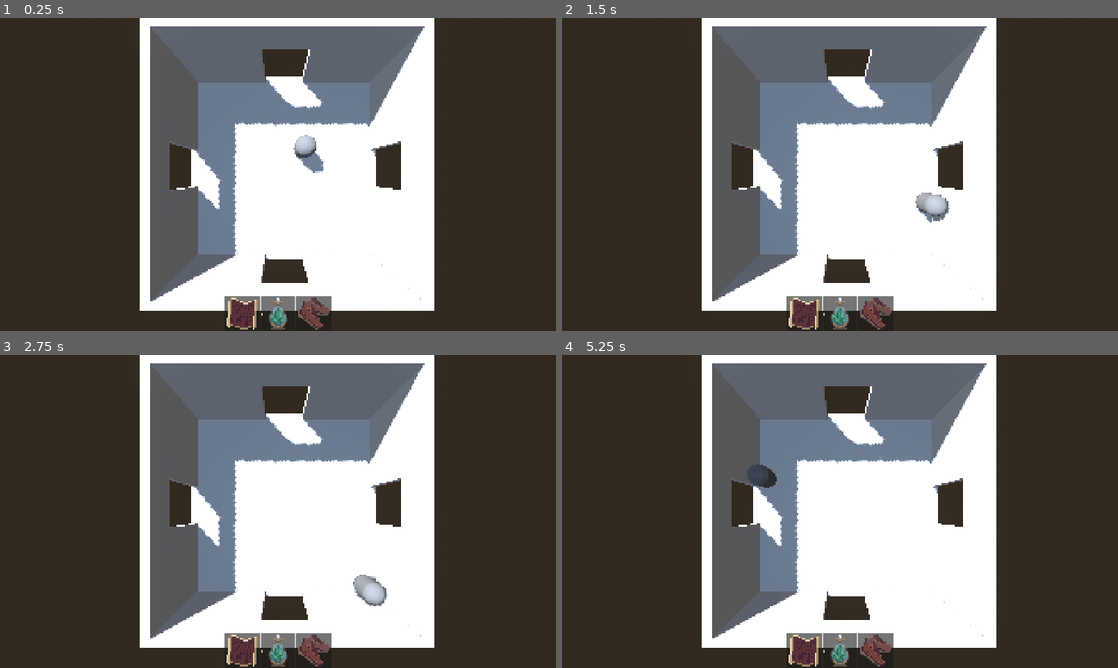
Above: before the commit, frames 1-4 (two rows, left to right).
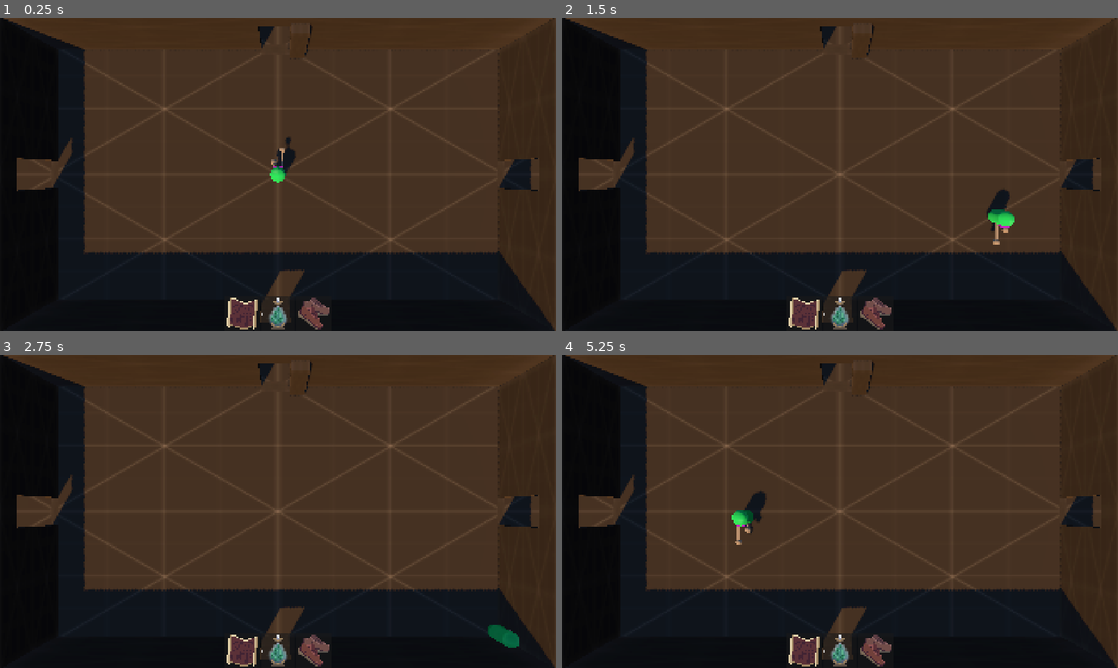
Above: after the commit, the same moments.

Repository: panable/brackeysjam-2026.2
Game: Godot game, scene res://game.tscn
The game is run twice, just before and just after one commit, with the same random seed, the same clock (stepped at 60 frames per second) and the same inputs. This scene is started directly instead of the project's main scene.
Inputs:
- Up to frame 1 (0.25 s): no input
- Up to frame 2 (1.5 s): tap Enter at 0.5 s; hold D (move_right) 0.53-1.28 s; hold S (move_back) from 1.28 s (still down)
- Up to frame 3 (2.75 s): release S (move_back) at 2.03 s; hold D (move_right) from 2.03 s (still down)
- Up to frame 4 (5.25 s): tap Space at 2.75 s; release D (move_right) at 2.78 s; hold W (move_forward) 2.78-3.53 s; hold A (move_left) 3.53-5.03 s; hold S (move_back) from 5.03 s (still down)

The runs differ from the first frame. In frame 1, 73% of the frame differs, in the area x 0-100%, y 0-100%; in frame 2, 73%; in frame 3, 73%; in frame 4, 73%.

Commit message:
make game bettagame <3

Diff:
--- a/bettagame.tscn
+++ b/bettagame.tscn
@@ -15,7 +15,15 @@
 albedo_texture = ExtResource("3_bhnw4")
 
 [sub_resource type="BoxMesh" id="BoxMesh_73ttu"]
-size = Vector3(0.6, 0.2, 1.1)
+size = Vector3(0.6, 0.2, 0.8)
+
+[sub_resource type="SphereMesh" id="SphereMesh_g6lp7"]
+
+[sub_resource type="BoxMesh" id="BoxMesh_g6lp7"]
+size = Vector3(1, 1, 1.2)
+
+[sub_resource type="BoxMesh" id="BoxMesh_1wjec"]
+size = Vector3(1, 1, 0.4)
 
 [sub_resource type="CapsuleShape3D" id="CapsuleShape3D_x2x30"]
 
@@ -47,9 +55,25 @@
 mesh = SubResource("CapsuleMesh_f2m6v")
 
 [node name="MeshInstance3D2" type="MeshInstance3D" parent="playa/Pivot" unique_id=1887229202]
-transform = Transform3D(1, 0, 0, 0, 1, 0, 0, 0, 1, 1.4901161e-08, 0.4000001, -0.25)
+transform = Transform3D(1, 0, 0, 0, 1, 0, 0, 0, 1, 1.4901161e-08, 0.4000001, -0.15)
 material_override = SubResource("StandardMaterial3D_rq4hd")
 mesh = SubResource("BoxMesh_73ttu")
+
+[node name="MeshInstance3D3" type="MeshInstance3D" parent="playa/Pivot" unique_id=1353081463]
+transform = Transform3D(0.375, 0, 0, 0, 0.375, 0, 0, 0, 0.375, 0.3, 0, -1.5999999)
+mesh = SubResource("SphereMesh_g6lp7")
+
+[node name="MeshInstance3D4" type="MeshInstance3D" parent="playa/Pivot" unique_id=1157218865]
+transform = Transform3D(0.375, 0, 0, 0, 0.375, 0, 0, 0, 0.375, -0.29999998, 0, -0.79999995)
+mesh = SubResource("SphereMesh_g6lp7")
+
+[node name="MeshInstance3D5" type="MeshInstance3D" parent="playa/Pivot" unique_id=1655288881]
+transform = Transform3D(0.12, 0, 0, 0, 0.13999999, 0, 0, 0, 1, 0.3, 0, -0.9)
+mesh = SubResource("BoxMesh_g6lp7")
+
+[node name="MeshInstance3D6" type="MeshInstance3D" parent="playa/Pivot" unique_id=748294509]
+transform = Transform3D(0.12, 0, 0, 0, 0.13999999, 0, 0, 0, 1, -0.3, 0, -0.49999994)
+mesh = SubResource("BoxMesh_1wjec")
 
 [node name="CollisionShape3D" type="CollisionShape3D" parent="playa" unique_id=60413228]
 shape = SubResource("CapsuleShape3D_x2x30")
--- a/game.tscn
+++ b/game.tscn
@@ -1,50 +1,326 @@
 [gd_scene format=3 uid="uid://wl13gsmo0kuv"]
 
-[ext_resource type="PackedScene" uid="uid://g8r2bxectnms" path="res://room.tscn" id="1_80nbo"]
 [ext_resource type="Script" uid="uid://byjbvwekxrks6" path="res://Player.gd" id="1_e2o6t"]
 [ext_resource type="PackedScene" uid="uid://cqwwipxbfupi7" path="res://Scenes/InventoryUI.tscn" id="3_feb5d"]
-
-[sub_resource type="CapsuleMesh" id="CapsuleMesh_g6lp7"]
-
-[sub_resource type="CapsuleShape3D" id="CapsuleShape3D_g6lp7"]
-
-[sub_resource type="ProceduralSkyMaterial" id="ProceduralSkyMaterial_80nbo"]
+[ext_resource type="Texture2D" uid="uid://6c1q3olwtepk" path="res://kenney_prototype-textures/PNG/Green/texture_01.png" id="3_ryrav"]
+[ext_resource type="Texture2D" uid="uid://bu3wrpcont1mx" path="res://kenney_prototype-textures/PNG/Purple/texture_01.png" id="4_eow3j"]
+[ext_resource type="Script" uid="uid://bxpodlqif1ghn" path="res://camera_3d.gd" id="5_j5wjh"]
+[ext_resource type="Texture2D" uid="uid://c7oyhejvt7mk8" path="res://kenney_prototype-textures/PNG/Dark/texture_04.png" id="6_vef74"]
+
+[sub_resource type="StandardMaterial3D" id="StandardMaterial3D_hve3p"]
+albedo_texture = ExtResource("3_ryrav")
+
+[sub_resource type="CapsuleMesh" id="CapsuleMesh_mfdv2"]
+
+[sub_resource type="StandardMaterial3D" id="StandardMaterial3D_iotsf"]
+albedo_texture = ExtResource("4_eow3j")
+
+[sub_resource type="BoxMesh" id="BoxMesh_lc2xo"]
+size = Vector3(0.6, 0.2, 0.8)
+
+[sub_resource type="SphereMesh" id="SphereMesh_215e1"]
+
+[sub_resource type="BoxMesh" id="BoxMesh_7sc4i"]
+size = Vector3(1, 1, 1.2)
+
+[sub_resource type="BoxMesh" id="BoxMesh_80cx4"]
+size = Vector3(1, 1, 0.4)
+
+[sub_resource type="CapsuleShape3D" id="CapsuleShape3D_e8heu"]
+
+[sub_resource type="ProceduralSkyMaterial" id="ProceduralSkyMaterial_rvswv"]
 sky_horizon_color = Color(0.66224277, 0.6717428, 0.6867428, 1)
 ground_horizon_color = Color(0.66224277, 0.6717428, 0.6867428, 1)
 
 [sub_resource type="Sky" id="Sky_e2o6t"]
-sky_material = SubResource("ProceduralSkyMaterial_80nbo")
-
-[sub_resource type="Environment" id="Environment_feb5d"]
+sky_material = SubResource("ProceduralSkyMaterial_rvswv")
+
+[sub_resource type="Environment" id="Environment_boyg6"]
 background_mode = 2
 sky = SubResource("Sky_e2o6t")
 glow_enabled = true
 
+[sub_resource type="StandardMaterial3D" id="StandardMaterial3D_e36ub"]
+albedo_texture = ExtResource("6_vef74")
+
 [node name="Game" type="Node3D" unique_id=264250445]
 
-[node name="CharacterBody3D" type="CharacterBody3D" parent="." unique_id=996351064]
-transform = Transform3D(1, 0, 0, 0, 1, 0, 0, 0, 1, 0, 2.273386, 0)
+[node name="InventoryUI" parent="." unique_id=1610134888 instance=ExtResource("3_feb5d")]
+
+[node name="playa" type="CharacterBody3D" parent="." unique_id=1694339531]
+transform = Transform3D(1, 0, 0, 0, 1, 0, 0, 0, 1, 0, 2.273, 0)
 script = ExtResource("1_e2o6t")
 
-[node name="Pivot" type="Node3D" parent="CharacterBody3D" unique_id=1275712412]
-
-[node name="MeshInstance3D" type="MeshInstance3D" parent="CharacterBody3D/Pivot" unique_id=1088827005]
-mesh = SubResource("CapsuleMesh_g6lp7")
-
-[node name="CollisionShape3D" type="CollisionShape3D" parent="CharacterBody3D" unique_id=924390317]
-shape = SubResource("CapsuleShape3D_g6lp7")
-
-[node name="WorldEnvironment" type="WorldEnvironment" parent="." unique_id=29568228]
-environment = SubResource("Environment_feb5d")
-
-[node name="DirectionalLight3D" type="DirectionalLight3D" parent="." unique_id=2127487382]
-transform = Transform3D(-0.71458316, -0.5662117, -0.41082284, -0.59344804, 0.17971377, 0.7845522, -0.3703921, 0.8044298, -0.46443763, 0, 13.300048, 0)
+[node name="Pivot" type="Node3D" parent="playa" unique_id=1919665238]
+
+[node name="MeshInstance3D" type="MeshInstance3D" parent="playa/Pivot" unique_id=25800120]
+material_override = SubResource("StandardMaterial3D_hve3p")
+mesh = SubResource("CapsuleMesh_mfdv2")
+
+[node name="MeshInstance3D2" type="MeshInstance3D" parent="playa/Pivot" unique_id=922461497]
+transform = Transform3D(1, 0, 0, 0, 1, 0, 0, 0, 1, 1.4901161e-08, 0.4000001, -0.15)
+material_override = SubResource("StandardMaterial3D_iotsf")
+mesh = SubResource("BoxMesh_lc2xo")
+
+[node name="MeshInstance3D3" type="MeshInstance3D" parent="playa/Pivot" unique_id=242547297]
+transform = Transform3D(0.375, 0, 0, 0, 0.375, 0, 0, 0, 0.375, 0.3, 0, -1.5999999)
+mesh = SubResource("SphereMesh_215e1")
+
+[node name="MeshInstance3D4" type="MeshInstance3D" parent="playa/Pivot" unique_id=1170039183]
+transform = Transform3D(0.375, 0, 0, 0, 0.375, 0, 0, 0, 0.375, -0.29999998, 0, -0.79999995)
+mesh = SubResource("SphereMesh_215e1")
+
+[node name="MeshInstance3D5" type="MeshInstance3D" parent="playa/Pivot" unique_id=1210650626]
+transform = Transform3D(0.12, 0, 0, 0, 0.13999999, 0, 0, 0, 1, 0.3, 0, -0.9)
+mesh = SubResource("BoxMesh_7sc4i")
+
+[node name="MeshInstance3D6" type="MeshInstance3D" parent="playa/Pivot" unique_id=1139582120]
+transform = Transform3D(0.12, 0, 0, 0, 0.13999999, 0, 0, 0, 1, -0.3, 0, -0.49999994)
+mesh = SubResource("BoxMesh_80cx4")
+
+[node name="CollisionShape3D" type="CollisionShape3D" parent="playa" unique_id=763379415]
+shape = SubResource("CapsuleShape3D_e8heu")
+debug_color = Color(0.06974009, 0.39291477, 0.70783836, 1)
+
+[node name="WorldEnvironment" type="WorldEnvironment" parent="." unique_id=1895110797]
+environment = SubResource("Environment_boyg6")
+
+[node name="DirectionalLight3D" type="DirectionalLight3D" parent="." unique_id=871358812]
+transform = Transform3D(0.8660254, 0.35355338, -0.35355338, 0, 0.70710677, 0.70710677, 0.5, -0.6123724, 0.6123724, 31.7, 13.300048, 0)
+light_color = Color(1, 0.6156863, 0.25882354, 1)
 shadow_enabled = true
 
-[node name="Camera3D" type="Camera3D" parent="." unique_id=1581467280]
-transform = Transform3D(1, 0, 0, 0, -4.371139e-08, 1, 0, -1, -4.371139e-08, -1.3194861, 11.272449, 1.3450205)
-
-[node name="room" parent="." unique_id=1973701582 instance=ExtResource("1_80nbo")]
-transform = Transform3D(1, 0, 0, 0, 1, 0, 0, 0, 1, -1, 0, 1)
-
-[node name="InventoryUI" parent="." unique_id=1610134888 instance=ExtResource("3_feb5d")]
+[node name="Camera3D" type="Camera3D" parent="." unique_id=267696642 node_paths=PackedStringArray("playa")]
+transform = Transform3D(1, 0, 0, 0, -4.371139e-08, 1, 0, -1, -4.371139e-08, 0, 19.2, 0)
+fov = 60.0
+script = ExtResource("5_j5wjh")
+playa = NodePath("../playa")
+
+[node name="room" type="CSGBox3D" parent="." unique_id=942065489]
+material_override = SubResource("StandardMaterial3D_e36ub")
+use_collision = true
+size = Vector3(31.2, 1, 18)
+
+[node name="CSGBox3D2" type="CSGBox3D" parent="room" unique_id=796469347]
+transform = Transform3D(1, 0, 0, 0, 1, 0, 0, 0, 1, 15.4, 2.3999999, 0)
+size = Vector3(0.4, 4, 18)
+
+[node name="CSGBox3D3" type="CSGBox3D" parent="room" unique_id=1302678698]
+transform = Transform3D(1, 0, 0, 0, 1, 0, 0, 0, 1, -15.400002, 2.3999999, 0)
+size = Vector3(0.4, 4, 18)
+
+[node name="CSGBox3D4" type="CSGBox3D" parent="room" unique_id=1913478996]
+transform = Transform3D(1, 0, 0, 0, 1, 0, 0, 0, 1, -0.20000076, 2.45, -8.8)
+size = Vector3(30.800001, 3.9, 0.4)
+
+[node name="CSGBox3D5" type="CSGBox3D" parent="room" unique_id=1195791979]
+transform = Transform3D(1, 0, 0, 0, 1, 0, 0, 0, 1, -0.10000038, 2.45, 8.8)
+size = Vector3(30.6, 3.9, 0.4)
+
+[node name="CSGBox3D6" type="CSGBox3D" parent="room" unique_id=1929505088]
+transform = Transform3D(1, 0, 0, 0, 1, 0, 0, 0, 1, -0.20000076, 1.9499999, -8.8)
+operation = 2
+size = Vector3(1.9, 2.9, 1)
+
+[node name="CSGBox3D7" type="CSGBox3D" parent="room" unique_id=878834732]
+transform = Transform3D(1, 0, 0, 0, 1, 0, 0, 0, 1, -0.20000076, 1.9499999, 9.1)
+operation = 2
+size = Vector3(1.9, 2.9, 1)
+
+[node name="CSGBox3D8" type="CSGBox3D" parent="room" unique_id=985999216]
+transform = Transform3D(-4.371139e-08, 0, 1, 0, 1, 0, -1, 0, -4.371139e-08, 15.7, 1.95, 0)
+operation = 2
+size = Vector3(1.9, 2.9, 1)
+
+[node name="CSGBox3D9" type="CSGBox3D" parent="room" unique_id=1201208847]
+transform = Transform3D(-4.371139e-08, 0, 1, 0, 1, 0, -1, 0, -4.371139e-08, -15.7, 1.95, 0)
+operation = 2
+size = Vector3(1.9, 2.9, 1)
+
+[node name="room4" type="CSGBox3D" parent="." unique_id=549774654]
+transform = Transform3D(1, 0, 0, 0, 1, 0, 0, 0, 1, 30.800001, 0, 0)
+material_override = SubResource("StandardMaterial3D_e36ub")
+use_collision = true
+size = Vector3(31.2, 1, 18)
+
+[node name="CSGBox3D2" type="CSGBox3D" parent="room4" unique_id=1676709157]
+transform = Transform3D(1, 0, 0, 0, 1, 0, 0, 0, 1, 15.4, 2.3999999, 0)
+size = Vector3(0.4, 4, 18)
+
+[node name="CSGBox3D3" type="CSGBox3D" parent="room4" unique_id=484863891]
+transform = Transform3D(1, 0, 0, 0, 1, 0, 0, 0, 1, -15.400002, 2.3999999, 0)
+size = Vector3(0.4, 4, 18)
+
+[node name="CSGBox3D4" type="CSGBox3D" parent="room4" unique_id=1628375772]
+transform = Transform3D(1, 0, 0, 0, 1, 0, 0, 0, 1, -0.20000076, 2.45, -8.8)
+size = Vector3(30.800001, 3.9, 0.4)
+
+[node name="CSGBox3D5" type="CSGBox3D" parent="room4" unique_id=1618609380]
+transform = Transform3D(1, 0, 0, 0, 1, 0, 0, 0, 1, -0.10000038, 2.45, 8.8)
+size = Vector3(30.6, 3.9, 0.4)
+
+[node name="CSGBox3D6" type="CSGBox3D" parent="room4" unique_id=1479135756]
+transform = Transform3D(1, 0, 0, 0, 1, 0, 0, 0, 1, -0.20000076, 1.9499999, -8.8)
+operation = 2
+size = Vector3(1.9, 2.9, 1)
+
+[node name="CSGBox3D7" type="CSGBox3D" parent="room4" unique_id=1819930486]
+transform = Transform3D(1, 0, 0, 0, 1, 0, 0, 0, 1, -0.20000076, 1.9499999, 9.1)
+operation = 2
+size = Vector3(1.9, 2.9, 1)
+
+[node name="CSGBox3D8" type="CSGBox3D" parent="room4" unique_id=1861472467]
+transform = Transform3D(-4.371139e-08, 0, 1, 0, 1, 0, -1, 0, -4.371139e-08, 15.7, 1.95, 0)
+operation = 2
+size = Vector3(1.9, 2.9, 1)
+
+[node name="CSGBox3D9" type="CSGBox3D" parent="room4" unique_id=550367502]
+transform = Transform3D(-4.371139e-08, 0, 1, 0, 1, 0, -1, 0, -4.371139e-08, -15.7, 1.95, 0)
+operation = 2
+size = Vector3(1.9, 2.9, 1)
+
+[node name="room5" type="CSGBox3D" parent="." unique_id=3181667]
+transform = Transform3D(1, 0, 0, 0, 1, 0, 0, 0, 1, -30.800003, 0, 0)
+material_override = SubResource("StandardMaterial3D_e36ub")
+use_collision = true
+size = Vector3(31.2, 1, 18)
+
+[node name="CSGBox3D2" type="CSGBox3D" parent="room5" unique_id=917459104]
+transform = Transform3D(1, 0, 0, 0, 1, 0, 0, 0, 1, 15.4, 2.3999999, 0)
+size = Vector3(0.4, 4, 18)
+
+[node name="CSGBox3D3" type="CSGBox3D" parent="room5" unique_id=1185900221]
+transform = Transform3D(1, 0, 0, 0, 1, 0, 0, 0, 1, -15.400002, 2.3999999, 0)
+size = Vector3(0.4, 4, 18)
+
+[node name="CSGBox3D4" type="CSGBox3D" parent="room5" unique_id=1362716370]
+transform = Transform3D(1, 0, 0, 0, 1, 0, 0, 0, 1, -0.20000076, 2.45, -8.8)
+size = Vector3(30.800001, 3.9, 0.4)
+
+[node name="CSGBox3D5" type="CSGBox3D" parent="room5" unique_id=1280917833]
+transform = Transform3D(1, 0, 0, 0, 1, 0, 0, 0, 1, -0.10000038, 2.45, 8.8)
+size = Vector3(30.6, 3.9, 0.4)
+
+[node name="CSGBox3D6" type="CSGBox3D" parent="room5" unique_id=1500508166]
+transform = Transform3D(1, 0, 0, 0, 1, 0, 0, 0, 1, -0.20000076, 1.9499999, -8.8)
+operation = 2
+size = Vector3(1.9, 2.9, 1)
+
+[node name="CSGBox3D7" type="CSGBox3D" parent="room5" unique_id=1648473501]
+transform = Transform3D(1, 0, 0, 0, 1, 0, 0, 0, 1, -0.20000076, 1.9499999, 9.1)
+operation = 2
+size = Vector3(1.9, 2.9, 1)
+
+[node name="CSGBox3D8" type="CSGBox3D" parent="room5" unique_id=1688472592]
+transform = Transform3D(-4.371139e-08, 0, 1, 0, 1, 0, -1, 0, -4.371139e-08, 15.7, 1.95, 0)
+operation = 2
+size = Vector3(1.9, 2.9, 1)
+
+[node name="CSGBox3D9" type="CSGBox3D" parent="room5" unique_id=134149655]
+transform = Transform3D(-4.371139e-08, 0, 1, 0, 1, 0, -1, 0, -4.371139e-08, -15.7, 1.95, 0)
+operation = 2
+size = Vector3(1.9, 2.9, 1)
+
+[node name="room2" type="CSGBox3D" parent="." unique_id=429177152]
+transform = Transform3D(1, 0, 0, 0, 1, 0, 0, 0, 1, 7.599592e-07, 0, 17.6)
+material_override = SubResource("StandardMaterial3D_e36ub")
+use_collision = true
+size = Vector3(31.2, 1, 18)
+
+[node name="CSGBox3D2" type="CSGBox3D" parent="room2" unique_id=1759846441]
+transform = Transform3D(1, 0, 0, 0, 1, 0, 0, 0, 1, 15.4, 2.3999999, 0)
+size = Vector3(0.4, 4, 18)
+
+[node name="CSGBox3D3" type="CSGBox3D" parent="room2" unique_id=142685769]
+transform = Transform3D(1, 0, 0, 0, 1, 0, 0, 0, 1, -15.400002, 2.3999999, 0)
+size = Vector3(0.4, 4, 18)
+
+[node name="CSGBox3D4" type="CSGBox3D" parent="room2" unique_id=122361444]
+transform = Transform3D(1, 0, 0, 0, 1, 0, 0, 0, 1, -0.20000076, 2.45, -8.8)
+size = Vector3(30.800001, 3.9, 0.4)
+
+[node name="CSGBox3D5" type="CSGBox3D" parent="room2" unique_id=979955653]
+transform = Transform3D(1, 0, 0, 0, 1, 0, 0, 0, 1, -0.10000038, 2.45, 8.8)
+size = Vector3(30.6, 3.9, 0.4)
+
+[node name="CSGBox3D6" type="CSGBox3D" parent="room2" unique_id=624967626]
+transform = Transform3D(1, 0, 0, 0, 1, 0, 0, 0, 1, -0.20000076, 1.9499999, -8.8)
+operation = 2
+size = Vector3(1.9, 2.9, 1)
+
+[node name="CSGBox3D7" type="CSGBox3D" parent="room2" unique_id=845519981]
+transform = Transform3D(1, 0, 0, 0, 1, 0, 0, 0, 1, -0.20000076, 1.9499999, 9.1)
+operation = 2
+size = Vector3(1.9, 2.9, 1)
+
+[node name="CSGBox3D8" type="CSGBox3D" parent="room2" unique_id=440112989]
+transform = Transform3D(-4.371139e-08, 0, 1, 0, 1, 0, -1, 0, -4.371139e-08, 15.7, 1.95, 0)
+operation = 2
+size = Vector3(1.9, 2.9, 1)
+
+[node name="CSGBox3D9" type="CSGBox3D" parent="room2" unique_id=1058478242]
+transform = Transform3D(-4.371139e-08, 0, 1, 0, 1, 0, -1, 0, -4.371139e-08, -15.7, 1.95, 0)
+operation = 2
+size = Vector3(1.9, 2.9, 1)
+
+[node name="room3" type="CSGBox3D" parent="." unique_id=1787761916]
+transform = Transform3D(1, 0, 0, 0, 1, 0, 0, 0, 1, 7.599592e-07, 0, -17.6)
+material_override = SubResource("StandardMaterial3D_e36ub")
+use_collision = true
+size = Vector3(31.2, 1, 18)
+
+[node name="CSGBox3D2" type="CSGBox3D" parent="room3" unique_id=1680579858]
+transform = Transform3D(1, 0, 0, 0, 1, 0, 0, 0, 1, 15.4, 2.3999999, 0)
+size = Vector3(0.4, 4, 18)
+
+[node name="CSGBox3D3" type="CSGBox3D" parent="room3" unique_id=1523955962]
+transform = Transform3D(1, 0, 0, 0, 1, 0, 0, 0, 1, -15.400002, 2.3999999, 0)
+size = Vector3(0.4, 4, 18)
+
+[node name="CSGBox3D4" type="CSGBox3D" parent="room3" unique_id=973424264]
+transform = Transform3D(1, 0, 0, 0, 1, 0, 0, 0, 1, -0.20000076, 2.45, -8.8)
+size = Vector3(30.800001, 3.9, 0.4)
+
+[node name="CSGBox3D5" type="CSGBox3D" parent="room3" unique_id=272914236]
+transform = Transform3D(1, 0, 0, 0, 1, 0, 0, 0, 1, -0.10000038, 2.45, 8.8)
+size = Vector3(30.6, 3.9, 0.4)
+
+[node name="CSGBox3D6" type="CSGBox3D" parent="room3" unique_id=1325124681]
+transform = Transform3D(1, 0, 0, 0, 1, 0, 0, 0, 1, -0.20000076, 1.9499999, -8.8)
+operation = 2
+size = Vector3(1.9, 2.9, 1)
+
+[node name="CSGBox3D7" type="CSGBox3D" parent="room3" unique_id=335887921]
+transform = Transform3D(1, 0, 0, 0, 1, 0, 0, 0, 1, -0.20000076, 1.9499999, 9.1)
+operation = 2
+size = Vector3(1.9, 2.9, 1)
+
+[node name="CSGBox3D8" type="CSGBox3D" parent="room3" unique_id=803312143]
+transform = Transform3D(-4.371139e-08, 0, 1, 0, 1, 0, -1, 0, -4.371139e-08, 15.7, 1.95, 0)
+operation = 2
+size = Vector3(1.9, 2.9, 1)
+
+[node name="CSGBox3D9" type="CSGBox3D" parent="room3" unique_id=279029562]
+transform = Transform3D(-4.371139e-08, 0, 1, 0, 1, 0, -1, 0, -4.371139e-08, -15.7, 1.95, 0)
+operation = 2
+size = Vector3(1.9, 2.9, 1)
+
+[node name="CSGBox3D" type="CSGBox3D" parent="room3" unique_id=1334482599]
+transform = Transform3D(1, 0, 0, 0, 1, 0, 0, 0, 1, 1.3, 1.9000001, 4.25)
+size = Vector3(1, 3.8, 10.7)
+
+[node name="CSGBox3D10" type="CSGBox3D" parent="room3" unique_id=1164390072]
+transform = Transform3D(-4.371139e-08, 0, -1, 0, 1, 0, 1, 0, -4.371139e-08, -6.8000007, 1.9000001, -1.6999989)
+size = Vector3(1, 3.8, 17.4)
+
+[node name="CSGBox3D11" type="CSGBox3D" parent="room3/CSGBox3D10" unique_id=394978496]
+transform = Transform3D(-4.371139e-08, 0, 1, 0, 1, 0, -1, 0, -4.371139e-08, -0.7000027, 0.049999952, 0.79999876)
+operation = 2
+size = Vector3(1.9, 2.9, 3.2)
+
+[node name="OmniLight3D" type="OmniLight3D" parent="." unique_id=1788865064]
+transform = Transform3D(1, 0, 0, 0, 1, 0, 0, 0, 1, 0, 6.1, 0)
+visible = false
+light_color = Color(1, 0.6156863, 0.25882354, 1)
+light_energy = 2.912
+omni_range = 23.0
Not shown: 1 places in bettagame.tscn that only renumber resources
